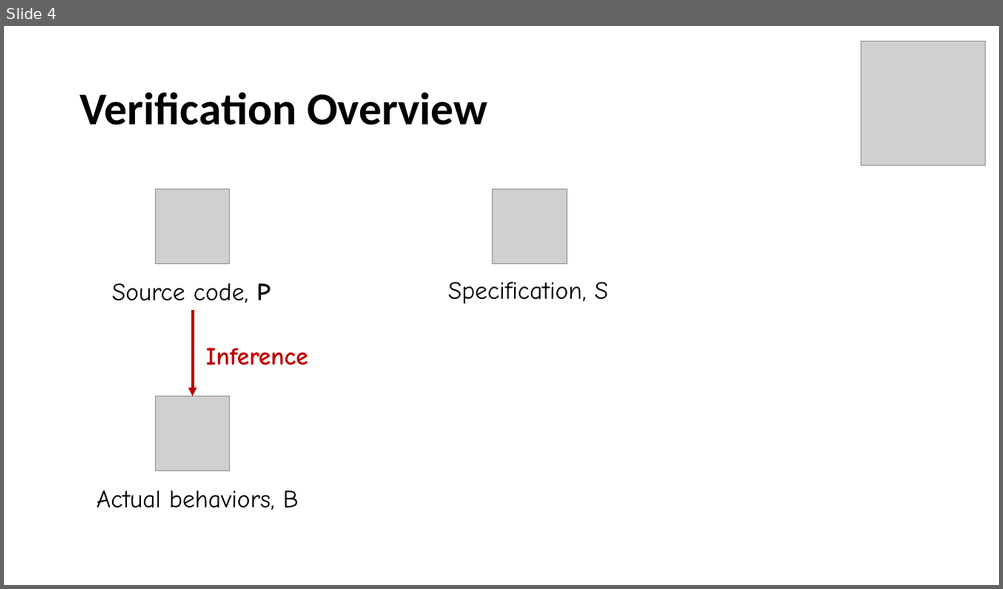
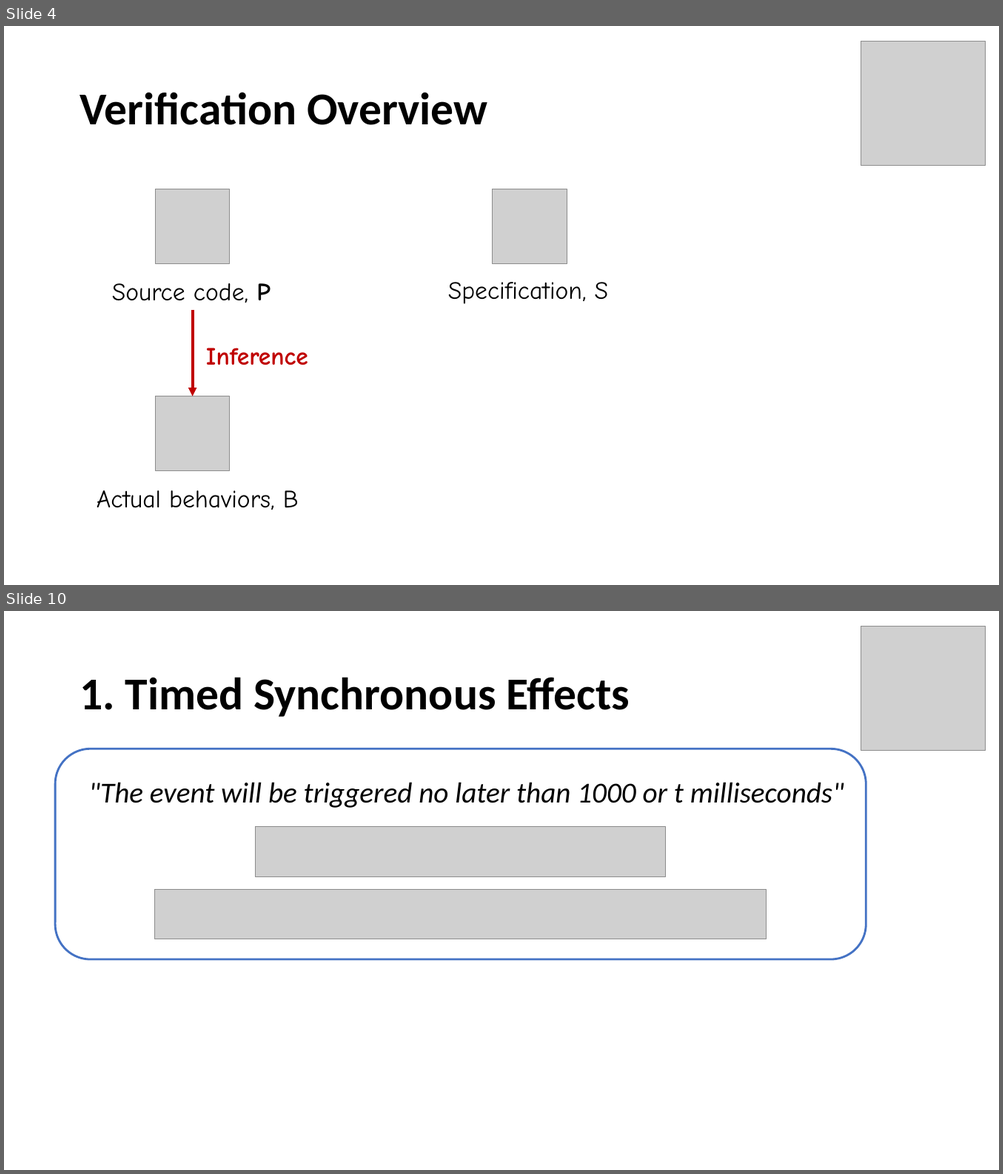
Before and after one commit to songyahui/Semantics_HIPHOP, a slide deck: timed_eff.pptx. Shown one above the other, each under a label of ours: slide 4 before the commit, slides 4 and 10 after it; the slides between them are not shown. The pictures are 1003x589 and 1003x1174 pixels, drawn with LibreOffice and Linux fonts; fonts in the diff are those of the drawing; grey boxes stand for pictures. Boxes give left, top, right and bottom in pixels: in the first picture for what was removed or moved away, otherwise in the second. Text is boxed around its words. In the diff, an @@ line names an element or a change of style, - is before the commit and + after.

```diff
--- a/timed_eff.pptx
+++ b/timed_eff.pptx
@@ slide 10 added at bbox=[4, 611, 999, 1170], background #FFFFFF @@
@@ picture added at bbox=[861, 626, 986, 751] @@
@@ title added at bbox=[79, 677, 629, 717], 44 pt, text #000000, bold @@
+1. Timed Synchronous Effects
@@ rounded rectangle added at bbox=[56, 749, 866, 960], outline #4472C4 2 pt @@
@@ text added at bbox=[88, 782, 844, 808], 28 pt, text #000000, italic @@
+"The event will be triggered no later than 1000 or t milliseconds"
@@ picture added at bbox=[256, 826, 666, 877] @@
@@ picture added at bbox=[155, 889, 766, 940] @@
```
Also in this commit, not shown: 10 slides changed, 7 other slides added.
